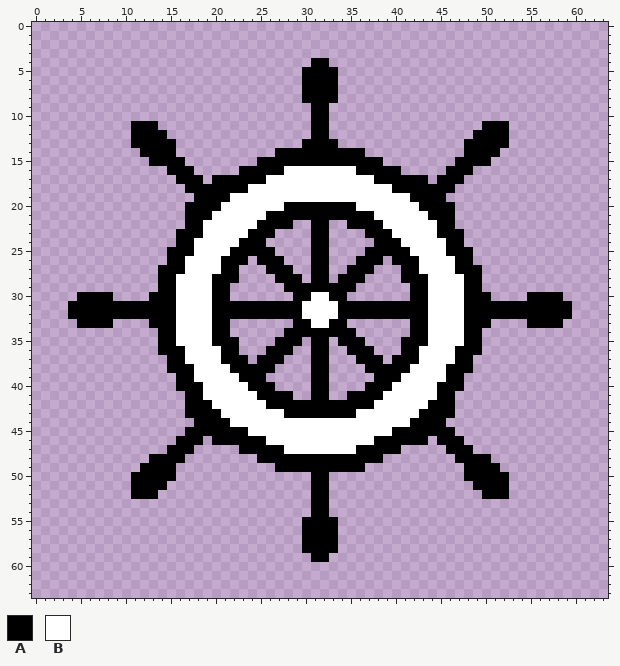
File history of a pixel-art file, support/aseprite_files/WaterWheel.aseprite. The picture above was drawn from the file before the commit.
64x64 pixels, 1 frame.
Palette (. is transparent): A #000000  B #ffffff
Pixels before (only the part around the change), first column x 0:
 0 ................................................................
 1 ................................................................
 2 ................................................................
 3 ................................................................
 4 ...............................AA...............................
 5 ..............................AAAA..............................
 6 ..............................AAAA..............................
 7 ..............................AAAA..............................
 8 ..............................AAAA..............................
 9 ...............................AA...............................
10 ...............................AA...............................
11 ...........AAA.................AA.................AAA...........
12 ...........AAAA................AA................AAAA...........
13 ...........AAAAA..............AAAA..............AAAAA...........
14 ............AAAA...........AAAAAAAAAA...........AAAA............
15 .............AAAA........AAAAAAAAAAAAAA........AAAA.............
16 ...............AAA.....AAAAABBBBBBBBAAAAA.....AAA...............
17 ................AAA.AAAAAABBBBBBBBBBBBAAAAAA.AAA................
18 .................AAAAAAABBBBBBBBBBBBBBBBAAAAAAA.................
19 ..................AAAABBBBBBBBBBBBBBBBBBBBAAAA..................
20 .................AAAABBBBBBBAAAAAAAABBBBBBBAAAA.................
21 .................AAABBBBBBAAAAAAAAAAAABBBBBBAAA.................
22 .................AABBBBBBAAAA..AA..AAAABBBBBBAA.................
23 ................AAABBBBBAAA....AA....AAABBBBBAAA................
24 ................AABBBBBAAA.....AA.....AAABBBBBAA................
25 ...............AAABBBBAAAAA....AA....AAAAABBBBAAA...............
26 ...............AABBBBAAA.AAA...AA...AAA.AAABBBBAA...............
27 ..............AAABBBBAA...AAA..AA..AAA...AABBBBAAA..............
28 ..............AABBBBAAA....AAA.AA.AAA....AAABBBBAA..............
29 ..............AABBBBAA......AAAAAAAA......AABBBBAA..............
30 .....AAAA....AAABBBBAA.......AABBAA.......AABBBBAAA....AAAA.....
31 ....AAAAAAAAAAAABBBBAAAAAAAAAABBBBAAAAAAAAAABBBBAAAAAAAAAAAA....
32 ....AAAAAAAAAAAABBBBAAAAAAAAAABBBBAAAAAAAAAABBBBAAAAAAAAAAAA....
33 .....AAAA....AAABBBBAA.......AABBAA.......AABBBBAAA....AAAA.....
34 ..............AABBBBAA......AAAAAAAA......AABBBBAA..............
35 ..............AABBBBAAA....AAA.AA.AAA....AAABBBBAA..............
36 ..............AAABBBBAA...AAA..AA..AAA...AABBBBAAA..............
37 ...............AABBBBAAA.AAA...AA...AAA.AAABBBBAA...............
38 ...............AAABBBBAAAAA....AA....AAAAABBBBAAA...............
39 ................AABBBBBAAA.....AA.....AAABBBBBAA................
40 ................AAABBBBBAAA....AA....AAABBBBBAAA................
41 .................AABBBBBBAAAA..AA..AAAABBBBBBAA.................
42 .................AAABBBBBBAAAAAAAAAAAABBBBBBAAA.................
43 .................AAAABBBBBBBAAAAAAAABBBBBBBAAAA.................
44 ..................AAAABBBBBBBBBBBBBBBBBBBBAAAA..................
45 .................AAAAAAABBBBBBBBBBBBBBBBAAAAAAA.................
46 ................AAA.AAAAAABBBBBBBBBBBBAAAAAA.AAA................
47 ...............AAA.....AAAAABBBBBBBBAAAAA.....AAA...............
48 .............AAAA........AAAAAAAAAAAAAA........AAAA.............
49 ............AAAA...........AAAAAAAAAA...........AAAA............
50 ...........AAAAA...............AA...............AAAAA...........
51 ...........AAAA................AA................AAAA...........
52 ...........AAA.................AA.................AAA...........
53 ...............................AA...............................
54 ...............................AA...............................
55 ..............................AAAA..............................
56 ..............................AAAA..............................
57 ..............................AAAA..............................
58 ..............................AAAA..............................
59 ...............................AA...............................
60 ................................................................
61 ................................................................
62 ................................................................
63 ................................................................
After:
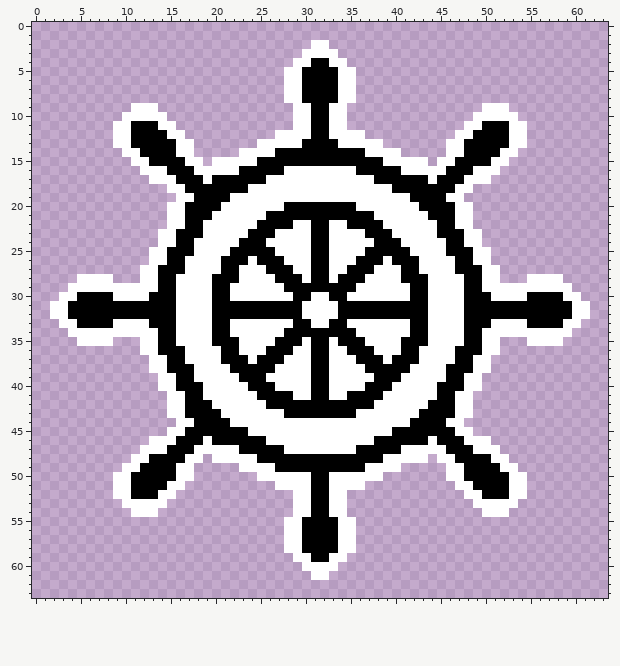
The edit:
Changed rows in their new state; - is an unchanged pixel.
first column x 2:
 2 -----------------------------BB-----------------------------
 3 ----------------------------BBBB----------------------------
 4 ---------------------------BB--BB---------------------------
 5 --------------------------BB----BB--------------------------
 6 --------------------------BB----BB--------------------------
 7 --------------------------BB----BB--------------------------
 8 --------------------------BB----BB--------------------------
 9 ---------BBB---------------BB--BB---------------BBB---------
10 --------BBBBB--------------BB--BB--------------BBBBB--------
11 -------BB---BB-------------BB--BB-------------BB---BB-------
12 -------BB----BB----------BBBB--BBBB----------BB----BB-------
13 -------BB-----BB-------BBBBB----BBBBB-------BB-----BB-------
14 --------BB----BB-----BBBB----------BBBB-----BB----BB--------
15 ---------BB----BB-BBBBB--------------BBBBB-BB----BB---------
16 ----------BBB---BBBBB------------------BBBBB---BBB----------
17 -----------BBB---B------------------------B---BBB-----------
18 -------------BB------------------------------BB-------------
19 --------------BB----------------------------BB--------------
20 -------------BB------------------------------BB-------------
21 -------------BB------------------------------BB-------------
22 -------------BB------------BB--BB------------BB-------------
23 ------------BB-----------BBBB--BBBB-----------BB------------
24 ------------BB----------BBBBB--BBBBB----------BB------------
25 -----------BB------------BBBB--BBBB------------BB-----------
26 -----------BB---------B---BBB--BBB---B---------BB-----------
27 ----------BB---------BBB---BB--BB---BBB---------BB----------
28 ---BBBB---BB---------BBBB---B--B---BBBB---------BB---BBBB---
29 --BBBBBBBBBB--------BBBBBB--------BBBBBB--------BBBBBBBBBB--
30 -BB----BBBB---------BBBBBBB------BBBBBBB---------BBBB----BB-
31 BB--------------------------------------------------------BB
32 BB--------------------------------------------------------BB
33 -BB----BBBB---------BBBBBBB------BBBBBBB---------BBBB----BB-
34 --BBBBBBBBBB--------BBBBBB--------BBBBBB--------BBBBBBBBBB--
35 ---BBBB---BB---------BBBB---B--B---BBBB---------BB---BBBB---
36 ----------BB---------BBB---BB--BB---BBB---------BB----------
37 -----------BB---------B---BBB--BBB---B---------BB-----------
38 -----------BB------------BBBB--BBBB------------BB-----------
39 ------------BB----------BBBBB--BBBBB----------BB------------
40 ------------BB-----------BBBB--BBBB-----------BB------------
41 -------------BB------------BB--BB------------BB-------------
42 -------------BB------------------------------BB-------------
43 -------------BB------------------------------BB-------------
44 --------------BB----------------------------BB--------------
45 -------------BB------------------------------BB-------------
46 -----------BBB---B------------------------B---BBB-----------
47 ----------BBB---BBBBB------------------BBBBB---BBB----------
48 ---------BB----BB-BBBBB--------------BBBBB-BB----BB---------
49 --------BB----BB-----BBBB----------BBBB-----BB----BB--------
50 -------BB-----BB-------BBBBBB--BBBBBB-------BB-----BB-------
51 -------BB----BB----------BBBB--BBBB----------BB----BB-------
52 -------BB---BB-------------BB--BB-------------BB---BB-------
53 --------BBBBB--------------BB--BB--------------BBBBB--------
54 ---------BBB---------------BB--BB---------------BBB---------
55 --------------------------BB----BB--------------------------
56 --------------------------BB----BB--------------------------
57 --------------------------BB----BB--------------------------
58 --------------------------BB----BB--------------------------
59 ---------------------------BB--BB---------------------------
60 ----------------------------BBBB----------------------------
61 -----------------------------BB-----------------------------
